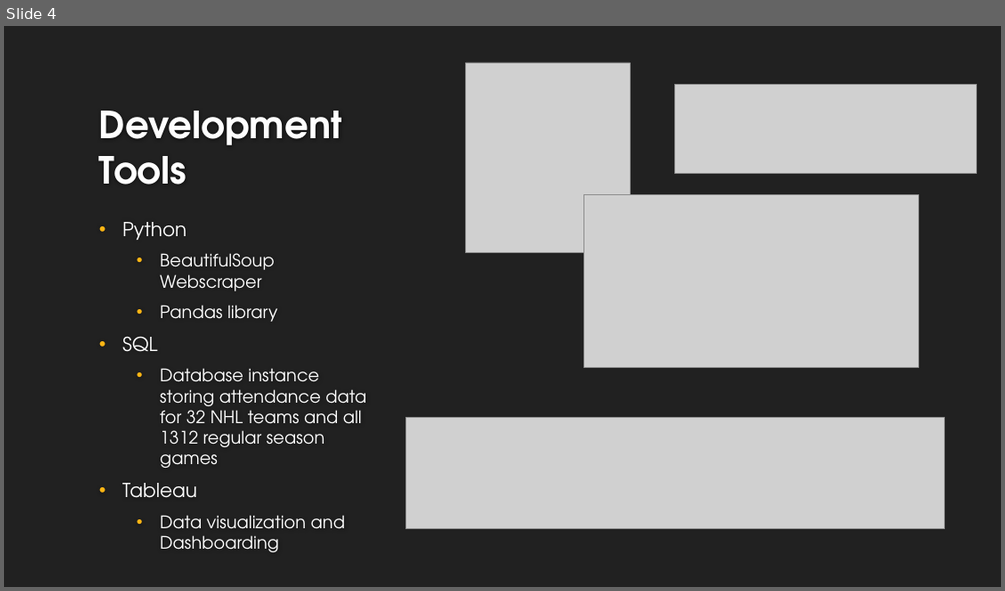
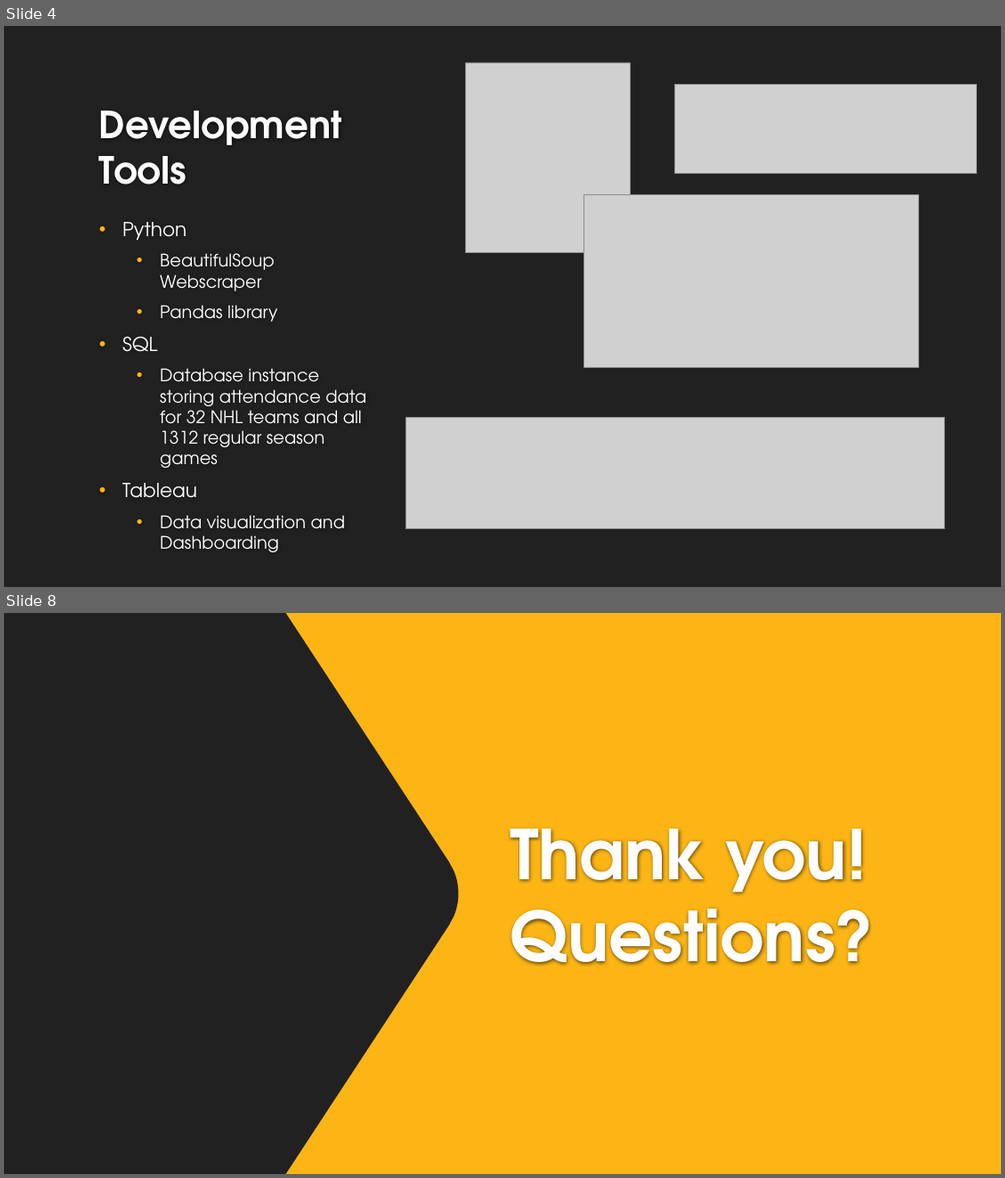
Before and after one commit to nithinr7/NHL-Attendance-Dashboard, a slide deck: Penguins Presentation.pptx. Shown one above the other, each under a label of ours: slide 4 before the commit, slides 4 and 8 after it; the slides between them are not shown. The pictures are 1005x591 and 1005x1178 pixels, drawn with LibreOffice and Linux fonts; fonts in the diff are those of the drawing; grey boxes stand for pictures; background and template pictures are left out. Boxes give left, top, right and bottom in pixels: in the first picture for what was removed or moved away, otherwise in the second. Text is boxed around its words. In the diff, an @@ line names an element or a change of style, - is before the commit and + after.

```diff
--- a/Penguins Presentation.pptx
+++ b/Penguins Presentation.pptx
@@ slide 8 added at bbox=[4, 613, 1001, 1174], background #212121 @@
@@ rectangle added at bbox=[4, 613, 1001, 1174], fill #FCB514 @@
@@ freeform shape added at bbox=[4, 613, 459, 1174], fill #212121 @@
@@ title added at bbox=[510, 828, 874, 965], 66 pt, text #FEFEFE, bold @@
+Thank you!
+Questions?
```
Also in this commit, not shown: 2 slides changed, 2 other slides added, 3 other files.
